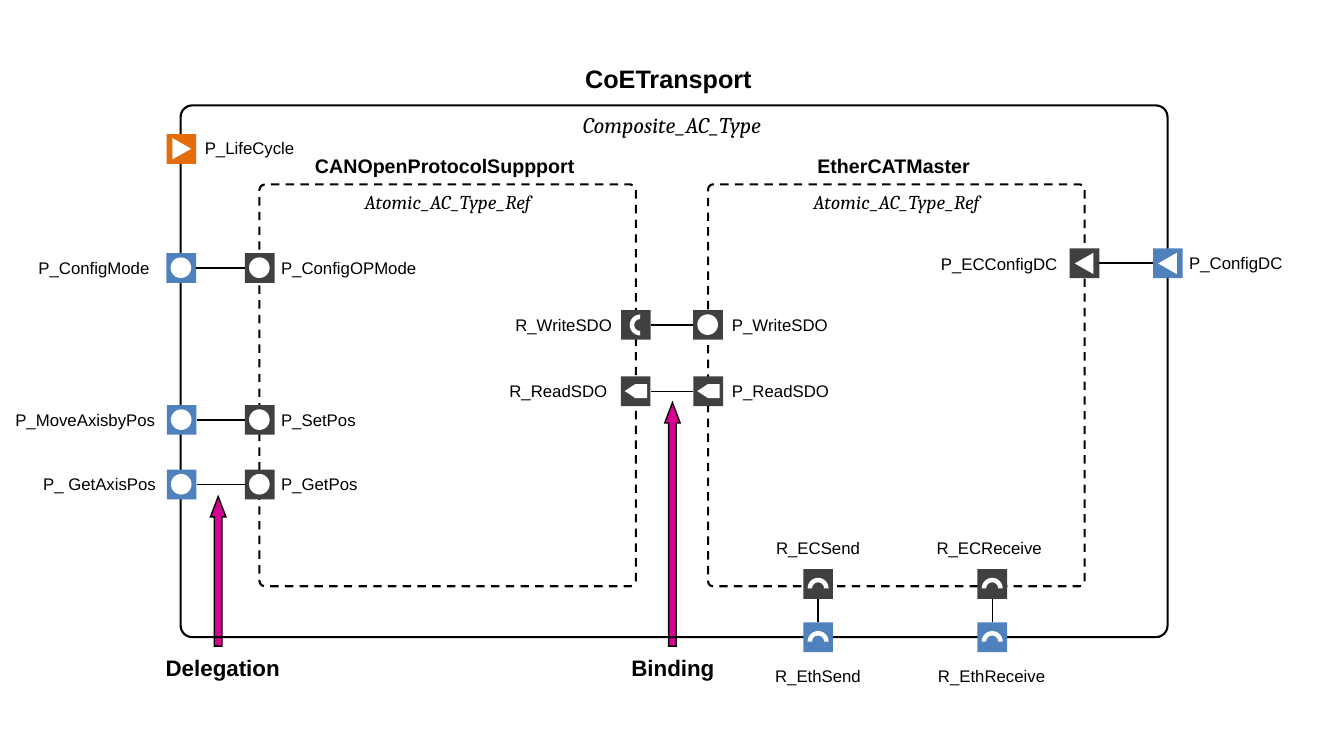
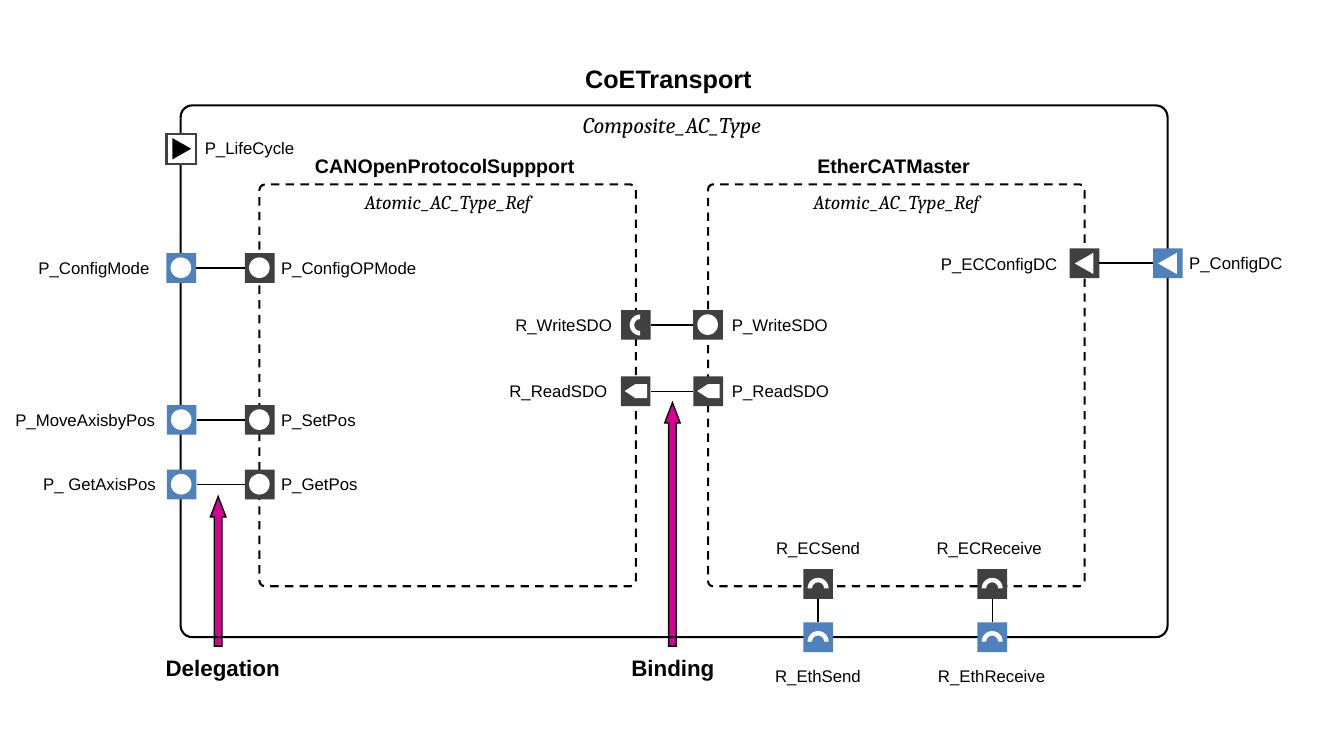
Before and after one commit to NTESEC-zg/OSAI, a slide deck: slide 21 of PPT/Component Model.pptx. Drawn at 1344x756 pixels with LibreOffice and Linux fonts; fonts in the diff are those of the drawing. Boxes give left, top, right and bottom in pixels: in the first picture for what was removed or moved away, otherwise in the second. Text is boxed around its words. In the diff, an @@ line names an element or a change of style, - is before the commit and + after.

```diff
--- a/PPT/Component Model.pptx
+++ b/PPT/Component Model.pptx
@@ rectangle at (166, 134, 196, 163): fill #E46C0A to #FFFFFF; outline none to #404040 1.5 pt @@
@@ triangle at (172, 138, 192, 159): fill #FFFFFF to #000000 @@
```
Also in this commit, not shown: 1 other slide changed, 17 other files.
